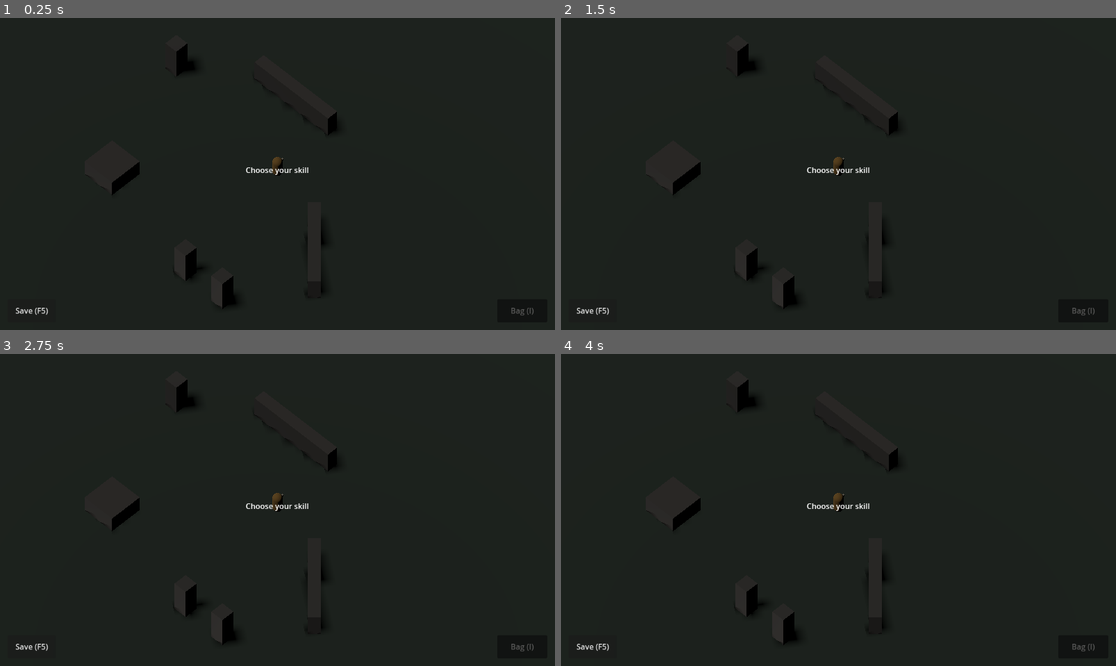
Above: before the commit, frames 1-4 (two rows, left to right).
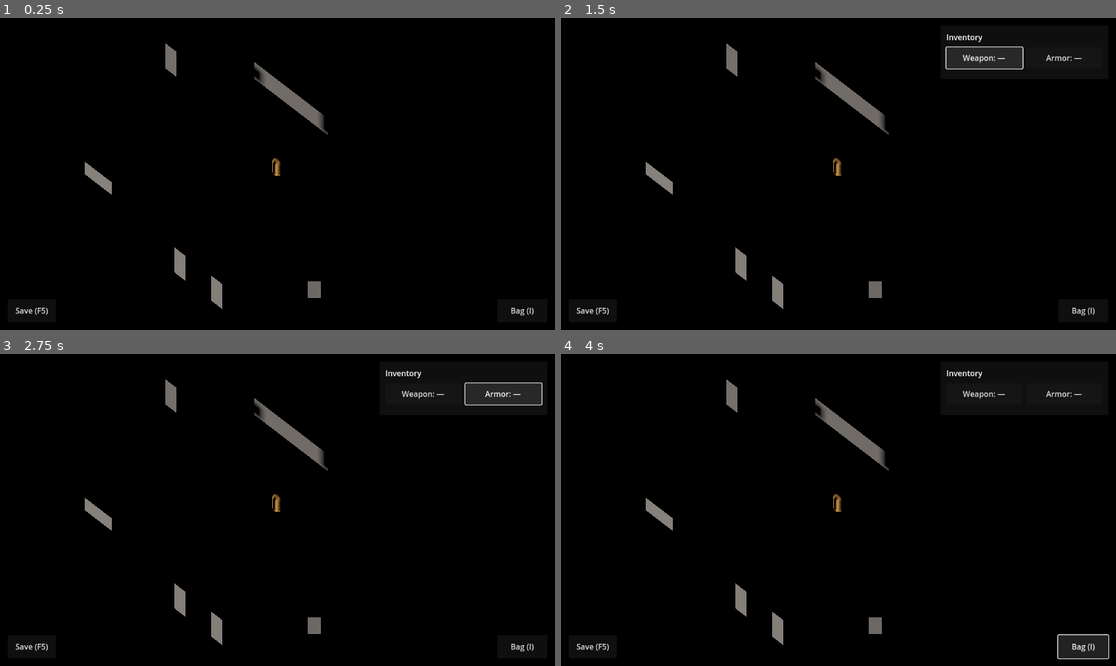
Above: after the commit, the same moments.

Repository: alaborderie/arpg
Game: Godot game, scene res://scenes/main/main.tscn
The game is run twice, just before and just after one commit, with the same random seed, the same clock (stepped at 60 frames per second) and the same inputs.
Inputs (mouse positions are in pixels of both pictures, inside the frame that each line leads up to):
- Up to frame 1 (0.25 s): no input
- Up to frame 2 (1.5 s): click (1082, 311) at 0.5 s, where only the run after the commit has a clickable "Bag (I)"; click (982, 58) at 1.25 s, where only the run after the commit has a clickable "Weapon: —"
- Up to frame 3 (2.75 s): click (505, 394) at 2 s, where only the run after the commit has a clickable "Armor: —"
- Up to frame 4 (4 s): click (1082, 647) at 2.75 s, where only the run after the commit has a clickable "Bag (I)"; click (1082, 647) at 3.5 s, where only the run after the commit has a clickable "Bag (I)"

The runs differ from the first frame. In frame 1, 97% of the frame differs, in the area x 0-100%, y 0-100%; in frame 2, 92%; in frame 3, 92%; in frame 4, 92%.
Error after the commit: Parse Error: Too few arguments for "build()" call. Expected at least 12 but received 10. (res://scenes/main/main.gd:223)

Commit message:
feat(domain): XP/level curve, max_health composition, save v3 migration
ProgressionCurve (game/domain/progression_curve.gd) turns
shared/progression.json into XP thresholds, level-from-xp, a UI-ready
progress breakdown, and the per-level bonus contribution
(attack_speed_pct/cast_speed_pct/max_health_pct), pre-compounded so
PlayerStats.compose's existing sum-then-scale-once rule reproduces
true multiplicative per-level compounding.

PlayerStats.compose gains max_health_pct handling (same rule as
attack_speed/cast_speed) - the first time composition touches max
health at all.

SaveData bumps to schema_version 3: player.level/player.xp join the
envelope, with _migrate_v2_to_v3 defaulting a pre-G3 save to level 1 /
0 XP while keeping its monsters_killed.

Co-Authored-By: Claude Fable 5 <noreply@anthropic.com>

Diff:
--- a/game/data/balance_data.gd
+++ b/game/data/balance_data.gd
@@ -16,6 +16,7 @@
 const ITEMS_PATH: String = "res://shared/items.json"
 const LOOT_TABLES_PATH: String = "res://shared/loot_tables.json"
 const SKILLS_PATH: String = "res://shared/skills.json"
+const PROGRESSION_PATH: String = "res://shared/progression.json"
 
 
 ## Returns the parsed `player.json` document, e.g. `{schema_version, player: {...}}`.
@@ -48,6 +49,12 @@
 	return _load_json_object(SKILLS_PATH)
 
 
+## Returns the parsed `progression.json` document, e.g.
+## `{schema_version, progression: {...}}` (G3, [ProgressionCurve], docs/0017).
+static func load_progression() -> Dictionary:
+	return _load_json_object(PROGRESSION_PATH)
+
+
 ## Returns the `monsters.json` entry whose `id` is [param monster_id], or an empty
 ## Dictionary (after logging) if no such monster exists.
 static func monster(monster_id: String) -> Dictionary:
--- a/game/domain/player_stats.gd
+++ b/game/domain/player_stats.gd
@@ -25,18 +25,35 @@
 ##  * `crit_chance` — percentage-point increases add, clamped to [0, 1].
 ##  * `resistances` — additive per element (the mitigation cap in
 ##                    `shared/combat.json` bounds the effect, ADR 0005).
+##  * `max_health`  — the same "percentages sum, then scale once" rule as
+##                    `attack_speed`/`cast_speed`. G3 (docs/0017) is the first
+##                    contributor, via `max_health_pct` in
+##                    [ProgressionCurve.bonus_contribution]; no item affix
+##                    populates it yet. Rounds to the nearest integer HP.
+##
+## G3 note on compounding (docs/0017): [ProgressionCurve.bonus_contribution]
+## bakes `(1 + level_bonus_pct/100)^(level-1) - 1` into the `_pct` value it
+## contributes, so this function's single "sum then scale once" pass reproduces
+## exact multiplicative per-level compounding *as long as the level bonus is
+## the only contribution touching that stat*. If an item affix ever also
+## contributes `attack_speed_pct`/`cast_speed_pct`/`max_health_pct`, the two
+## sum before the single scale-once multiply (same as two item affixes always
+## have) rather than compounding with each other — a deliberate, documented
+## deviation from "pure" multiplicative stacking, not a bug.
 
 
 static func compose(base_player: Dictionary, contributions: Array[Dictionary]) -> Dictionary:
 	var composed: Dictionary = base_player.duplicate(true)
 	var attack_speed_pct: float = 0.0
 	var cast_speed_pct: float = 0.0
+	var max_health_pct: float = 0.0
 	for contribution: Dictionary in contributions:
 		if contribution.has("damage"):
 			composed["damage"] = (contribution.get("damage", {}) as Dictionary).duplicate()
 		composed["armor"] = int(composed.get("armor", 0)) + int(contribution.get("armor", 0))
 		attack_speed_pct += float(contribution.get("attack_speed_pct", 0.0))
 		cast_speed_pct += float(contribution.get("cast_speed_pct", 0.0))
+		max_health_pct += float(contribution.get("max_health_pct", 0.0))
 		composed["crit_chance"] = float(composed.get("crit_chance", 0.0)) \
 			+ float(contribution.get("crit_chance_pct", 0.0)) / 100.0
 		if contribution.has("resistances"):
@@ -51,4 +68,7 @@
 	composed["cast_speed"] = float(composed.get("cast_speed", 1.0)) \
 		* (1.0 + cast_speed_pct / 100.0)
 	composed["crit_chance"] = clampf(float(composed.get("crit_chance", 0.0)), 0.0, 1.0)
+	composed["max_health"] = roundi(
+		float(composed.get("max_health", 0)) * (1.0 + max_health_pct / 100.0)
+	)
 	return composed
--- /dev/null
+++ b/game/domain/progression_curve.gd
@@ -0,0 +1,117 @@
+class_name ProgressionCurve
+extends RefCounted
+## The XP curve and per-level bonus formula (G3).
+##
+## Domain class (ADR 0003): built from the plain parsed `shared/progression.json`
+## Dictionary an adapter (`main.gd`/[Player], via [BalanceData]) hands in; no file
+## access, no Node, no randomness (nothing here needs [RngService] — the curve is
+## a pure function of total XP and level).
+##
+## Curve shape: the XP required to go from level `L` to `L + 1` is
+## `xp_base * xp_growth^(L - 1)`, rounded to the nearest integer — a classic
+## exponential ARPG curve, `xp_growth > 1` guaranteeing each step is strictly
+## larger than the last (monotonicity). Thresholds are precomputed once up to
+## `max_level` at construction time so [method level_for_total_xp] and
+## [method progress_for_total_xp] are cheap table lookups rather than repeated
+## `pow()` calls on every kill.
+##
+## Per-level bonus: docs/0017 decided the ticket's "+10% attack speed/cast
+## speed/max life per level, multiplicative (x1.1^level)" compounds true-to-spec
+## when nothing else is touching those stats — [method bonus_contribution]
+## returns a single contribution Dictionary whose `_pct` values already encode
+## `(1 + level_bonus_pct/100)^(level-1) - 1` as a percentage, so
+## [PlayerStats.compose]'s single "sum then scale once" pass reproduces exact
+## multiplicative compounding *for this one contribution*. See docs/0017 for the
+## documented deviation when an item affix also contributes to the same stat.
+
+## Fallbacks if `shared/progression.json` cannot be read; keep the game
+## playable (a flat, slow curve) rather than crash. Not the balance source.
+const DEFAULT_MAX_LEVEL: int = 20
+const DEFAULT_XP_BASE: float = 20.0
+const DEFAULT_XP_GROWTH: float = 1.2
+const DEFAULT_LEVEL_BONUS_PCT: float = 10.0
+
+var _max_level: int
+var _level_bonus_pct: float
+## Index `i` (0-based) holds the total XP required to REACH level `i + 1` from
+## zero — index 0 is always 0 (level 1 needs no XP). Size is `_max_level`.
+var _cumulative_xp_for_level: Array[int] = []
+
+
+## [param progression_data] is the `progression` object of `shared/progression.json`.
+func _init(progression_data: Dictionary) -> void:
+	_max_level = maxi(2, int(progression_data.get("max_level", DEFAULT_MAX_LEVEL)))
+	_level_bonus_pct = float(progression_data.get("level_bonus_pct", DEFAULT_LEVEL_BONUS_PCT))
+	var xp_base: float = float(progression_data.get("xp_base", DEFAULT_XP_BASE))
+	var xp_growth: float = float(progression_data.get("xp_growth", DEFAULT_XP_GROWTH))
+	_build_thresholds(xp_base, xp_growth)
+
+
+func _build_thresholds(xp_base: float, xp_growth: float) -> void:
+	_cumulative_xp_for_level = [0]
+	var cumulative: int = 0
+	for level: int in range(1, _max_level):
+		var step: int = maxi(1, roundi(xp_base * pow(xp_growth, level - 1)))
+		cumulative += step
+		_cumulative_xp_for_level.append(cumulative)
+
+
+func max_level() -> int:
+	return _max_level
+
+
+## Total XP required to reach [param level] from zero (level 1 is always 0).
+## Clamps [param level] into `[1, max_level]` so an out-of-range value degrades
+## instead of indexing out of bounds.
+func xp_required_for_level(level: int) -> int:
+	var index: int = clampi(level, 1, _max_level) - 1
+	return _cumulative_xp_for_level[index]
+
+
+## The level reached by accumulating [param total_xp], capped at `max_level`
+## (further XP still accrues — [method progress_for_total_xp] just reports the
+## bar as full — but the level itself never exceeds the curve's ceiling).
+func level_for_total_xp(total_xp: int) -> int:
+	var level: int = 1
+	for candidate: int in range(2, _max_level + 1):
+		if total_xp >= _cumulative_xp_for_level[candidate - 1]:
+			level = candidate
+		else:
+			break
+	return level
+
+
+## Everything the XP bar UI needs in one call: `level`, `xp_into_level` (progress
+## since the last level-up), `xp_to_next_level` (0 once `max_level` is reached —
+## the bar should read as full/maxed), and `max_level` itself.
+func progress_for_total_xp(total_xp: int) -> Dictionary:
+	var level: int = level_for_total_xp(total_xp)
+	var xp_into_level: int = total_xp - xp_required_for_level(level)
+	var xp_to_next_level: int = 0
+	if level < _max_level:
+		xp_to_next_level = xp_required_for_level(level + 1) - xp_required_for_level(level)
+	return {
+		"level": level,
+		"xp_into_level": xp_into_level,
+		"xp_to_next_level": xp_to_next_level,
+		"max_level": _max_level,
+	}
+
+
+## The one contribution Dictionary G3 adds to [Player]'s existing
+## `contributions` array (docs/0016/0017): `attack_speed_pct`, `cast_speed_pct`
+## and `max_health_pct` all carry the same compounded percentage,
+## `(1 + level_bonus_pct/100)^(level-1) - 1`, expressed as a percentage so
+## [PlayerStats.compose]'s existing "sum then scale by `(1 + pct/100)` once"
+## rule reproduces `base * 1.1^(level-1)` exactly when this is the only
+## contribution touching that stat. Level 1 always returns 0 for every key
+## (no bonus until the first level-up).
+func bonus_contribution(level: int) -> Dictionary:
+	var clamped_level: int = clampi(level, 1, _max_level)
+	var multiplier: float = pow(1.0 + _level_bonus_pct / 100.0, clamped_level - 1)
+	var pct: float = (multiplier - 1.0) * 100.0
+	return {
+		"attack_speed_pct": pct,
+		"cast_speed_pct": pct,
+		"max_health_pct": pct,
+	}
--- a/game/domain/save_data.gd
+++ b/game/domain/save_data.gd
@@ -18,6 +18,8 @@
 ##       "bag": Array[Dictionary],       # Inventory.bag(), pickup order
 ##       "equipped": Dictionary,         # slot name -> item Dictionary
 ##       "skill_id": String,             # G2: the chosen skill (shared/skills.json id)
+##       "level": int,                   # G3: current level (docs/0017)
+##       "xp": int,                      # G3: total accumulated XP
 ##     },
 ##     "progress": {
 ##       "monsters_killed": int,
@@ -36,6 +38,10 @@
 ## non-scaffold step: a pre-G2 save has no `player.skill_id` (skills didn't
 ## exist), so it defaults to `"quick_strike"` — a plain, no-frills melee skill
 ## that best matches what "the basic attack" used to mean (docs/0016).
+## `_migrate_v2_to_v3` is G3's step: a pre-G3 save has no `player.level`/
+## `player.xp` (levels didn't exist), so it defaults to level 1, XP 0 — a
+## returning save keeps its `progress.monsters_killed` untouched and simply
+## starts the XP/level curve from scratch (docs/0017).
 ##
 ## RNG state as a String, not a number: [RandomNumberGenerator]'s `state` is a
 ## full 64-bit value, and Godot's JSON only has a double-precision number type
@@ -44,10 +50,14 @@
 ## the one that was actually saved. Formatting it as a decimal string sidesteps
 ## JSON's number type entirely; `int(String)` parses it back exactly.
 
-const CURRENT_SCHEMA_VERSION: int = 2
+const CURRENT_SCHEMA_VERSION: int = 3
 ## The skill a pre-G2 save (or any save missing `skill_id`) migrates to. See
 ## docs/0016 for why this particular skill.
 const DEFAULT_SKILL_ID: String = "quick_strike"
+## Level/XP a pre-G3 save (or any save missing `level`/`xp`) migrates to: a
+## returning player simply starts the new curve from the bottom (docs/0017).
+const DEFAULT_LEVEL: int = 1
+const DEFAULT_XP: int = 0
 
 
 ## Builds a fresh envelope at CURRENT_SCHEMA_VERSION from raw scene state. Callers
@@ -61,6 +71,8 @@
 	bag: Array[Dictionary],
 	equipped: Dictionary,
 	skill_id: String,
+	level: int,
+	xp: int,
 	monsters_killed: int,
 	saved_at_unix: int
 ) -> Dictionary:
@@ -76,6 +88,8 @@
 			"bag": bag.duplicate(true),
 			"equipped": equipped.duplicate(true),
 			"skill_id": skill_id,
+			"level": level,
+			"xp": xp,
 		},
 		"progress": {
 			"monsters_killed": monsters_killed,
@@ -110,6 +124,9 @@
 			1:
 				data = _migrate_v1_to_v2(data)
 				version = 2
+			2:
+				data = _migrate_v2_to_v3(data)
+				version = 3
 			_:
 				push_error("SaveData: no migration path from schema_version %d" % version)
 				return {}
@@ -148,6 +165,22 @@
 	var player: Dictionary = data.get("player", {})
 	var skill_id: String = String(player.get("skill_id", ""))
 	return skill_id if not skill_id.is_empty() else DEFAULT_SKILL_ID
+
+
+## The player's saved level (G3). [param data] is a migrated envelope — always
+## present at CURRENT_SCHEMA_VERSION thanks to `_migrate_v2_to_v3`, but this
+## still falls back to DEFAULT_LEVEL so a caller handed a raw/unmigrated
+## Dictionary never reads a level below 1.
+static func level_from_player(data: Dictionary) -> int:
+	var player: Dictionary = data.get("player", {})
+	return maxi(DEFAULT_LEVEL, int(player.get("level", DEFAULT_LEVEL)))
+
+
+## The player's saved total XP (G3). [param data] is a migrated envelope; see
+## [method level_from_player] for the same raw-Dictionary safety note.
+static func xp_from_player(data: Dictionary) -> int:
+	var player: Dictionary = data.get("player", {})
+	return maxi(DEFAULT_XP, int(player.get("xp", DEFAULT_XP)))
 
 
 static func _vector3_to_dict(position: Vector3) -> Dictionary:
@@ -196,3 +229,19 @@
 		player["skill_id"] = DEFAULT_SKILL_ID
 	migrated["player"] = player
 	return migrated
+
+
+## G3 (docs/0017): a pre-G3 save has no `player.level`/`player.xp` — levels
+## didn't exist yet. Defaulting to level 1 / 0 XP means a returning player
+## starts the curve from the bottom; `progress.monsters_killed` is untouched by
+## this step (it already survived any earlier migration).
+static func _migrate_v2_to_v3(data: Dictionary) -> Dictionary:
+	var migrated: Dictionary = data.duplicate(true)
+	migrated["schema_version"] = 3
+	var player: Dictionary = (migrated.get("player", {}) as Dictionary).duplicate(true)
+	if not player.has("level"):
+		player["level"] = DEFAULT_LEVEL
+	if not player.has("xp"):
+		player["xp"] = DEFAULT_XP
+	migrated["player"] = player
+	return migrated
--- a/game/tests/data/test_balance_data.gd
+++ b/game/tests/data/test_balance_data.gd
@@ -101,3 +101,14 @@
 	for entry: Variant in affixes:
 		var affix: Dictionary = entry as Dictionary
 		assert_int(int(affix.get("max", -1))).is_greater_equal(int(affix.get("min", 0)))
+
+
+## G3 (docs/0017): the XP/level curve data.
+func test_progression_config_loads() -> void:
+	var doc: Dictionary = BalanceData.load_progression()
+	assert_bool(doc.is_empty()).is_false()
+	var progression: Dictionary = doc.get("progression", {})
+	assert_int(int(progression.get("max_level", 0))).is_greater(1)
+	assert_float(float(progression.get("xp_base", 0.0))).is_greater(0.0)
+	assert_float(float(progression.get("xp_growth", 0.0))).is_greater(1.0)
+	assert_float(float(progression.get("level_bonus_pct", 0.0))).is_greater(0.0)
--- a/game/tests/domain/test_player_stats.gd
+++ b/game/tests/domain/test_player_stats.gd
@@ -22,6 +22,7 @@
 	assert_int(int(composed.get("armor", -1))).is_equal(0)
 	assert_float(float(composed.get("attack_speed", 0.0))).is_equal_approx(1.5, 0.0001)
 	assert_float(float(composed.get("crit_chance", 0.0))).is_equal_approx(0.05, 0.0001)
+	assert_int(int(composed.get("max_health", -1))).is_equal(100)
 
 
 func test_compose_does_not_mutate_the_base_dictionary() -> void:
@@ -69,6 +70,25 @@
 	assert_float(float(clamped.get("crit_chance", 0.0))).is_equal_approx(1.0, 0.0001)
 
 
+## G3 (docs/0017): the level-bonus contribution key, same "sum then scale once"
+## rule as attack_speed/cast_speed.
+func test_max_health_percentages_sum_then_scale_once() -> void:
+	var level_bonus: Dictionary = {"max_health_pct": 21.0}
+	var composed: Dictionary = PlayerStats.compose(BASE_PLAYER, [level_bonus])
+	# 100 * 1.21 = 121.
+	assert_int(int(composed.get("max_health", 0))).is_equal(121)
+
+
+func test_max_health_pct_compounded_by_progression_curve_matches_1_1_pow_level() -> void:
+	# The exact shape ProgressionCurve.bonus_contribution hands PlayerStats: at
+	# level 3 with a 10%/level bonus, (1.1^2 - 1) * 100 = 21%.
+	var level_three_bonus: Dictionary = {"max_health_pct": 21.0}
+	var composed: Dictionary = PlayerStats.compose(BASE_PLAYER, [level_three_bonus])
+	assert_int(int(composed.get("max_health", 0))).is_equal(
+		roundi(float(BASE_PLAYER.get("max_health", 0)) * pow(1.1, 2))
+	)
+
+
 func test_composed_stats_feed_combat_profiles_end_to_end() -> void:
 	# The whole point of composition: the output is a drop-in entity Dictionary.
 	var weapon: Dictionary = {"damage": {"type": "fire", "base_min": 8, "base_max": 8}}
--- /dev/null
+++ b/game/tests/domain/test_progression_curve.gd
@@ -0,0 +1,110 @@
+extends GdUnitTestSuite
+## Unit tests for [ProgressionCurve] — the XP-to-level curve and the per-level
+## bonus formula (G3, docs/0017).
+##
+## A small, self-contained progression Dictionary (not the real
+## `shared/progression.json`) so these numbers stay stable if the real balance
+## data is retuned later — same idiom as test_skill_catalog.gd's SKILLS_DATA.
+## Hand-worked thresholds: xp_base=10, xp_growth=2.0 doubles the requirement
+## every level (10, 20, 40, 80 XP to go from 1->2, 2->3, 3->4, 4->5), so
+## cumulative XP to *reach* level 2/3/4/5 is 10/30/70/150. max_level=5 caps it.
+const PROGRESSION_DATA: Dictionary = {
+	"max_level": 5,
+	"xp_base": 10.0,
+	"xp_growth": 2.0,
+	"level_bonus_pct": 10.0,
+}
+
+
+func _curve() -> ProgressionCurve:
+	return ProgressionCurve.new(PROGRESSION_DATA)
+
+
+func test_xp_required_for_level_matches_hand_worked_thresholds() -> void:
+	var curve: ProgressionCurve = _curve()
+	assert_int(curve.xp_required_for_level(1)).is_equal(0)
+	assert_int(curve.xp_required_for_level(2)).is_equal(10)
+	assert_int(curve.xp_required_for_level(3)).is_equal(30)
+	assert_int(curve.xp_required_for_level(4)).is_equal(70)
+	assert_int(curve.xp_required_for_level(5)).is_equal(150)
+
+
+func test_thresholds_strictly_increase() -> void:
+	# Curve monotonicity: xp_growth > 1 must make every step strictly larger
+	# than the last, and the cumulative total must strictly increase too.
+	var curve: ProgressionCurve = _curve()
+	var previous: int = -1
+	for level: int in range(1, curve.max_level() + 1):
+		var required: int = curve.xp_required_for_level(level)
+		assert_int(required).is_greater(previous)
+		previous = required
+
+
+func test_level_for_total_xp_matches_the_boundaries() -> void:
+	var curve: ProgressionCurve = _curve()
+	assert_int(curve.level_for_total_xp(0)).is_equal(1)
+	assert_int(curve.level_for_total_xp(9)).is_equal(1)
+	assert_int(curve.level_for_total_xp(10)).is_equal(2)
+	assert_int(curve.level_for_total_xp(29)).is_equal(2)
+	assert_int(curve.level_for_total_xp(30)).is_equal(3)
+	assert_int(curve.level_for_total_xp(69)).is_equal(3)
+	assert_int(curve.level_for_total_xp(70)).is_equal(4)
+	assert_int(curve.level_for_total_xp(149)).is_equal(4)
+	assert_int(curve.level_for_total_xp(150)).is_equal(5)
+
+
+func test_level_never_exceeds_max_level_however_much_xp_accrues() -> void:
+	var curve: ProgressionCurve = _curve()
+	assert_int(curve.level_for_total_xp(1000000)).is_equal(5)
+
+
+func test_progress_breakdown_mid_level() -> void:
+	var curve: ProgressionCurve = _curve()
+	# 45 XP: level 3 (needs 30), 15 into it, 40 more (70 - 30) to reach level 4.
+	var progress: Dictionary = curve.progress_for_total_xp(45)
+	assert_int(int(progress.get("level", 0))).is_equal(3)
+	assert_int(int(progress.get("xp_into_level", -1))).is_equal(15)
+	assert_int(int(progress.get("xp_to_next_level", -1))).is_equal(40)
+	assert_int(int(progress.get("max_level", 0))).is_equal(5)
+
+
+func test_progress_reports_zero_xp_to_next_once_maxed() -> void:
+	var curve: ProgressionCurve = _curve()
+	var progress: Dictionary = curve.progress_for_total_xp(500)
+	assert_int(int(progress.get("level", 0))).is_equal(5)
+	assert_int(int(progress.get("xp_to_next_level", -1))).is_equal(0)
+
+
+func test_bonus_contribution_is_zero_at_level_one() -> void:
+	var curve: ProgressionCurve = _curve()
+	var bonus: Dictionary = curve.bonus_contribution(1)
+	assert_float(float(bonus.get("attack_speed_pct", -1.0))).is_equal_approx(0.0, 0.0001)
+	assert_float(float(bonus.get("cast_speed_pct", -1.0))).is_equal_approx(0.0, 0.0001)
+	assert_float(float(bonus.get("max_health_pct", -1.0))).is_equal_approx(0.0, 0.0001)
+
+
+func test_bonus_contribution_at_level_two_is_one_bonus_step() -> void:
+	var curve: ProgressionCurve = _curve()
+	var bonus: Dictionary = curve.bonus_contribution(2)
+	# (1 + 10/100)^1 - 1 = 0.10 -> 10%.
+	assert_float(float(bonus.get("attack_speed_pct", -1.0))).is_equal_approx(10.0, 0.0001)
+	assert_float(float(bonus.get("cast_speed_pct", -1.0))).is_equal_approx(10.0, 0.0001)
+	assert_float(float(bonus.get("max_health_pct", -1.0))).is_equal_approx(10.0, 0.0001)
+
+
+## The ticket's compounding requirement: x1.1^level, not a flat 10% * level.
+func test_bonus_contribution_at_level_five_compounds_multiplicatively() -> void:
+	var curve: ProgressionCurve = _curve()
+	var bonus: Dictionary = curve.bonus_contribution(5)
+	# (1 + 10/100)^4 - 1 = 1.1^4 - 1 = 0.4641 -> 46.41%, NOT 40% (flat 10%*4).
+	assert_float(float(bonus.get("attack_speed_pct", -1.0))).is_equal_approx(46.41, 0.01)
+	assert_float(float(bonus.get("cast_speed_pct", -1.0))).is_equal_approx(46.41, 0.01)
+	assert_float(float(bonus.get("max_health_pct", -1.0))).is_equal_approx(46.41, 0.01)
+
+
+func test_bonus_contribution_clamps_above_max_level() -> void:
+	var curve: ProgressionCurve = _curve()
+	var at_max: Dictionary = curve.bonus_contribution(5)
+	var beyond_max: Dictionary = curve.bonus_contribution(50)
+	assert_float(float(beyond_max.get("attack_speed_pct", -1.0))) \
+		.is_equal_approx(float(at_max.get("attack_speed_pct", -2.0)), 0.0001)
--- a/game/tests/domain/test_save_data.gd
+++ b/game/tests/domain/test_save_data.gd
@@ -17,7 +17,7 @@
 func _sample_envelope() -> Dictionary:
 	return SaveData.build(
 		42, 7, 9, 55, Vector3(1.0, 0.0, -2.5), _sample_bag(), _sample_equipped(),
-		"heavy_slash", 3, 1700000000
+		"heavy_slash", 4, 57, 3, 1700000000
 	)
 
 
@@ -30,6 +30,8 @@
 	assert_int(int(envelope.get("saved_at_unix", 0))).is_equal(1700000000)
 	var player: Dictionary = envelope.get("player", {})
 	assert_int(int(player.get("health", 0))).is_equal(55)
+	assert_int(int(player.get("level", 0))).is_equal(4)
+	assert_int(int(player.get("xp", -1))).is_equal(57)
 	assert_int(int(envelope.get("progress", {}).get("monsters_killed", -1))).is_equal(3)
 
 
@@ -53,6 +55,8 @@
 	assert_str(String((equipped.get("armor", {}) as Dictionary).get("name", ""))).is_equal("Vest")
 
 	assert_str(SaveData.skill_id_from_player(migrated)).is_equal("heavy_slash")
+	assert_int(SaveData.level_from_player(migrated)).is_equal(4)
+	assert_int(SaveData.xp_from_player(migrated)).is_equal(57)
 
 	var progress: Dictionary = migrated.get("progress", {})
 	assert_int(int(progress.get("monsters_killed", -1))).is_equal(3)
@@ -81,6 +85,10 @@
 	# a save this old predates skills entirely, so it lands on the documented
 	# default (docs/0016).
 	assert_str(SaveData.skill_id_from_player(migrated)).is_equal(SaveData.DEFAULT_SKILL_ID)
+	# G3's step (v2 -> v3) runs right after: this save predates levels entirely
+	# too, so it lands on level 1 / 0 XP (docs/0017) but keeps its kill count.
+	assert_int(SaveData.level_from_player(migrated)).is_equal(SaveData.DEFAULT_LEVEL)
+	assert_int(SaveData.xp_from_player(migrated)).is_equal(SaveData.DEFAULT_XP)
 	# Fields the legacy save did have survive untouched.
 	assert_int(int(migrated.get("master_seed", 0))).is_equal(5)
 	assert_int(int(migrated.get("player", {}).get("health", 0))).is_equal(80)
@@ -104,6 +112,35 @@
 	assert_bool(migrated.is_empty()).is_false()
 	assert_int(int(migrated.get("schema_version", -1))).is_equal(SaveData.CURRENT_SCHEMA_VERSION)
 	assert_str(SaveData.skill_id_from_player(migrated)).is_equal(SaveData.DEFAULT_SKILL_ID)
+	assert_int(SaveData.level_from_player(migrated)).is_equal(SaveData.DEFAULT_LEVEL)
+	assert_int(SaveData.xp_from_player(migrated)).is_equal(SaveData.DEFAULT_XP)
+
+
+## G3's own migration step: a v2 save (levels didn't exist) has no
+## `player.level`/`player.xp` at all — exercised in isolation the same way the
+## v1 case above tests G2's step, since this is how a real "one version
+## behind" save will actually show up once G3 ships.
+func test_migrate_v2_defaults_missing_level_and_xp() -> void:
+	var v2_save: Dictionary = {
+		"schema_version": 2,
+		"saved_at_unix": 1690000000,
+		"master_seed": 11,
+		"combat_rng_state": "5",
+		"loot_rng_state": "6",
+		"player": {
+			"health": 100, "position": {"x": 0.0, "y": 0.0, "z": 0.0},
+			"bag": [], "equipped": {}, "skill_id": "fireball",
+		},
+		"progress": {"monsters_killed": 7},
+	}
+	var migrated: Dictionary = SaveData.migrate(v2_save)
+	assert_bool(migrated.is_empty()).is_false()
+	assert_int(int(migrated.get("schema_version", -1))).is_equal(SaveData.CURRENT_SCHEMA_VERSION)
+	assert_int(SaveData.level_from_player(migrated)).is_equal(SaveData.DEFAULT_LEVEL)
+	assert_int(SaveData.xp_from_player(migrated)).is_equal(SaveData.DEFAULT_XP)
+	# Fields the v2 save did have survive untouched.
+	assert_str(SaveData.skill_id_from_player(migrated)).is_equal("fireball")
+	assert_int(int(migrated.get("progress", {}).get("monsters_killed", -1))).is_equal(7)
 
 
 func test_migrate_rejects_a_newer_schema_version() -> void:
@@ -138,7 +175,7 @@
 	var huge_combat_state: int = 7952383842509584290
 	var huge_loot_state: int = -6871234509876543210
 	var envelope: Dictionary = SaveData.build(
-		1, huge_combat_state, huge_loot_state, 100, Vector3.ZERO, [], {}, "quick_strike", 0, 0
+		1, huge_combat_state, huge_loot_state, 100, Vector3.ZERO, [], {}, "quick_strike", 1, 0, 0, 0
 	)
 	var through_json: Variant = JSON.parse_string(JSON.stringify(envelope))
 	assert_bool(through_json is Dictionary).is_true()
Not shown, added: game/domain/progression_curve.gd.uid
